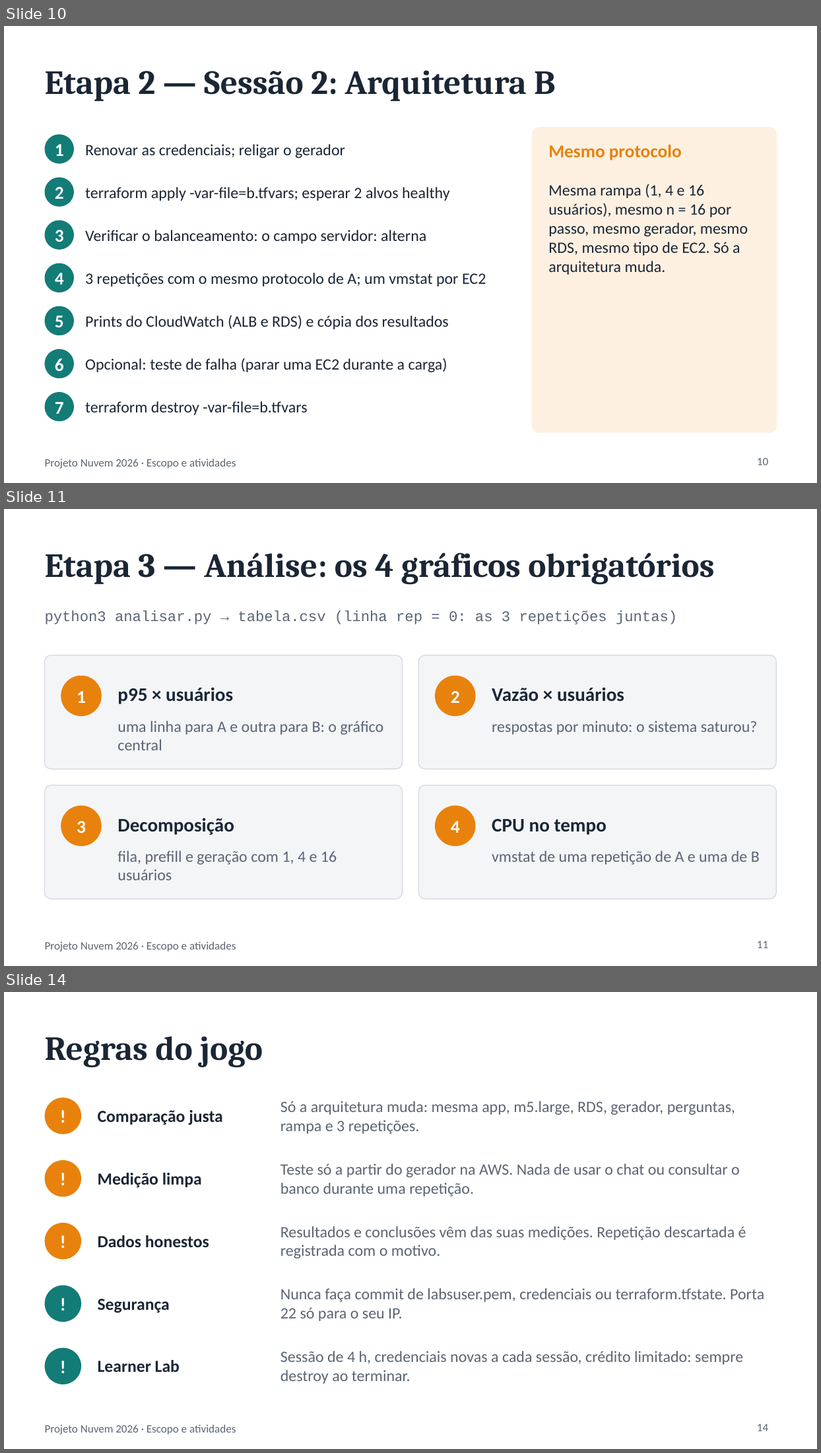
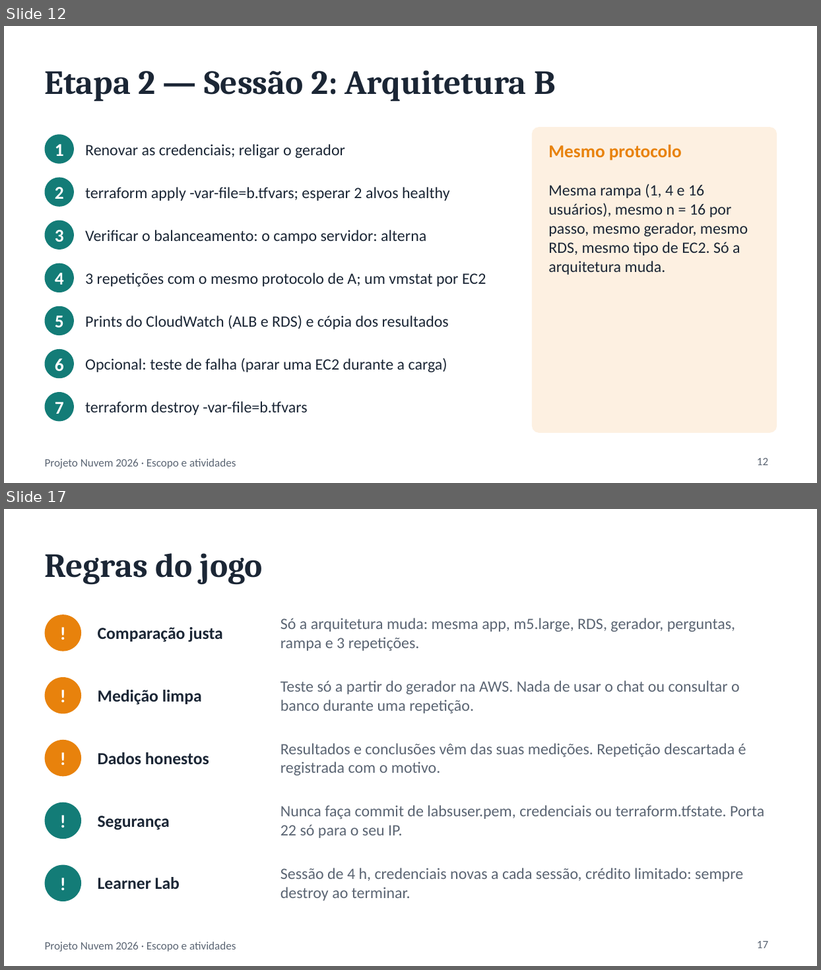
Before and after one commit to emadruga/projeto-aws-chatbot, a slide deck: docs/slides/ESCOPO_E_ATIVIDADES.pptx. Shown one above the other, each under a label of ours: slides 10, 11 and 14 before the commit, slides 12 and 17 after it; the slides between them are not shown. The pictures are 821x1453 and 821x970 pixels, drawn with LibreOffice and Linux fonts; fonts in the diff are those of the drawing. Boxes give left, top, right and bottom in pixels: in the first picture for what was removed or moved away, otherwise in the second. Text is boxed around its words. In the diff, an @@ line names an element or a change of style, - is before the commit and + after.

```diff
--- a/docs/slides/ESCOPO_E_ATIVIDADES.pptx
+++ b/docs/slides/ESCOPO_E_ATIVIDADES.pptx
@@ slide 11 removed at (4,509,817,966), background #FFFFFF; not listed: 1 template element that a slide beside it also shows @@
@@ title removed at (45,553,714,585) @@
-Etapa 3 — Análise: os 4 gráficos obrigatórios
@@ text removed at (45,611,677,625) @@
-python3 analisar.py → tabela.csv (linha rep = 0: as 3 repetições juntas)
@@ rounded rectangle removed at (45,656,403,769) @@
@@ rounded rectangle removed at (418,656,776,769) @@
@@ ellipse removed at (61,676,102,716) @@
-1
@@ ellipse removed at (435,676,476,716) @@
-2
@@ text removed at (118,687,233,704) @@
-p95 × usuários
@@ text removed at (492,687,624,702) @@
-Vazão × usuários
@@ text removed at (118,721,384,751) @@
-uma linha para A e outra para B: o gráfico central
@@ text removed at (492,721,758,735) @@
-respostas por minuto: o sistema saturou?
@@ rounded rectangle removed at (45,786,403,899) @@
@@ rounded rectangle removed at (418,786,776,899) @@
@@ ellipse removed at (61,806,102,846) @@
-3
@@ text removed at (118,818,234,835) @@
-Decomposição
@@ ellipse removed at (435,806,476,846) @@
-4
@@ text removed at (492,819,607,835) @@
-CPU no tempo
@@ text removed at (118,851,337,881) @@
-fila, prefill e geração com 1, 4 e 16 usuários
@@ text removed at (492,851,760,865) @@
-vmstat de uma repetição de A e uma de B
@@ page number removed at (757,941,768,949) @@
-11
@@ what was slide 10 is now slide 12 @@
@@ page number at (757,458,768,466): text changed @@
-10
+12
@@ what was slide 14 is now slide 17 @@
@@ page number at (757,941,768,949): text changed @@
-14
+17
```
Also in this commit, not shown: 9 slides changed, 4 slides added, 3 other files.
